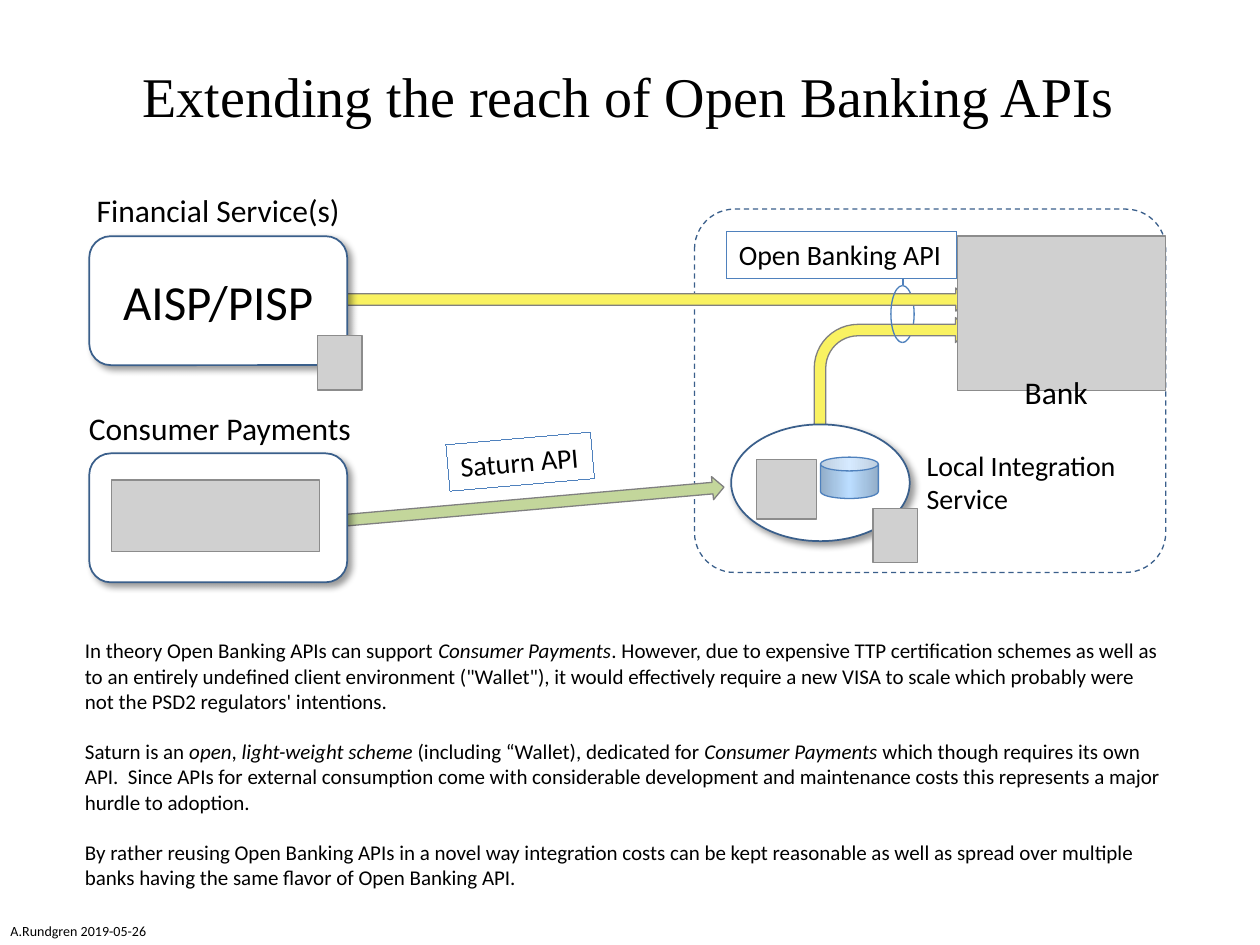
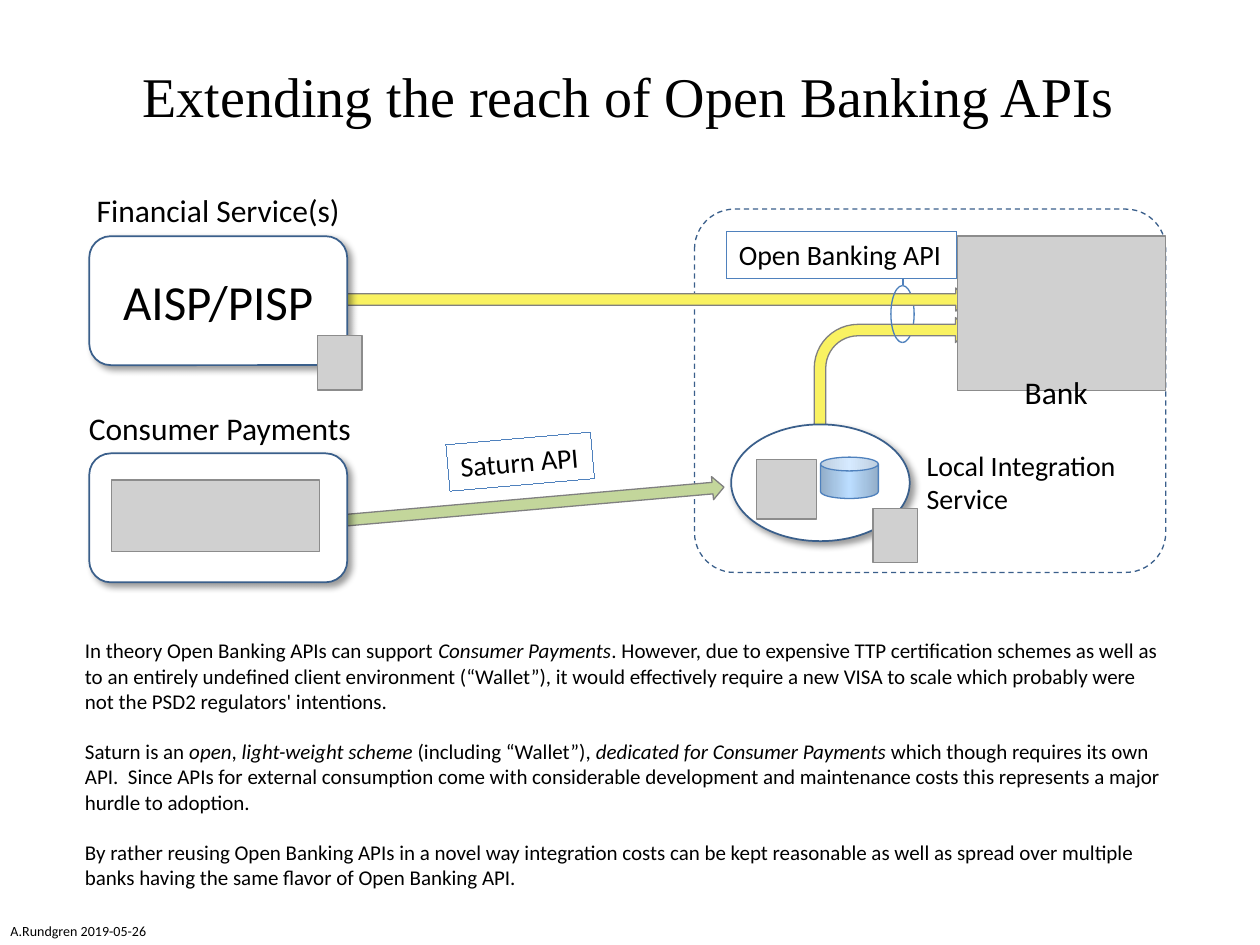
Before and after one commit to cyberphone/doc, a slide deck: slide 1 of saturn/openbanking-api-for-saturn.pptx. Drawn at 1260x945 pixels with LibreOffice and Linux fonts; fonts in the diff are those of the drawing; grey boxes stand for pictures. Boxes give left, top, right and bottom in pixels: in the first picture for what was removed or moved away, otherwise in the second. Text is boxed around its words. In the diff, an @@ line names an element or a change of style, - is before the commit and + after.

Commit message:
OB API for Saturn nit

```diff
--- a/saturn/openbanking-api-for-saturn.pptx
+++ b/saturn/openbanking-api-for-saturn.pptx
@@ text at <box>85,643,1159,814</box>: text changed @@
-In theory Open Banking APIs can support Consumer Payments. However, due to expensive TTP certification schemes as well as to an entirely undefined client environment ("Wallet"), it would effectively require a new VISA to scale which probably were not the PSD2 regulators' intentions.
-Saturn is an open, light-weight scheme (including “Wallet), dedicated for Consumer Payments which though requires its own API. Since APIs for external consumption come with considerable development and maintenance costs this represents a major hurdle to adoption.
+In theory Open Banking APIs can support Consumer Payments. However, due to expensive TTP certification schemes as well as to an entirely undefined client environment (“Wallet”), it would effectively require a new VISA to scale which probably were not the PSD2 regulators' intentions.
+Saturn is an open, light-weight scheme (including “Wallet”), dedicated for Consumer Payments which though requires its own API. Since APIs for external consumption come with considerable development and maintenance costs this represents a major hurdle to adoption.
```
Also in this commit, not shown: 1 other file.
